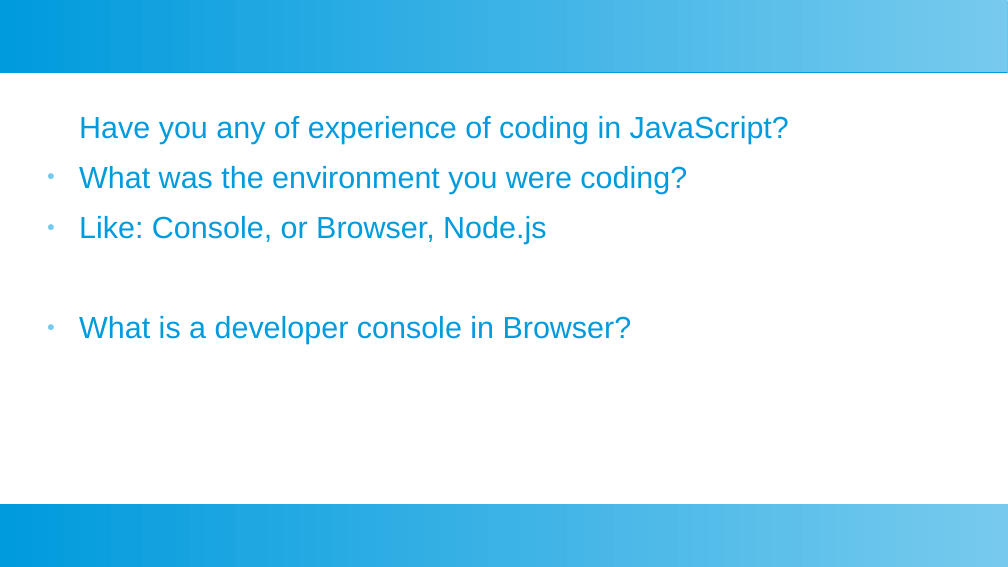
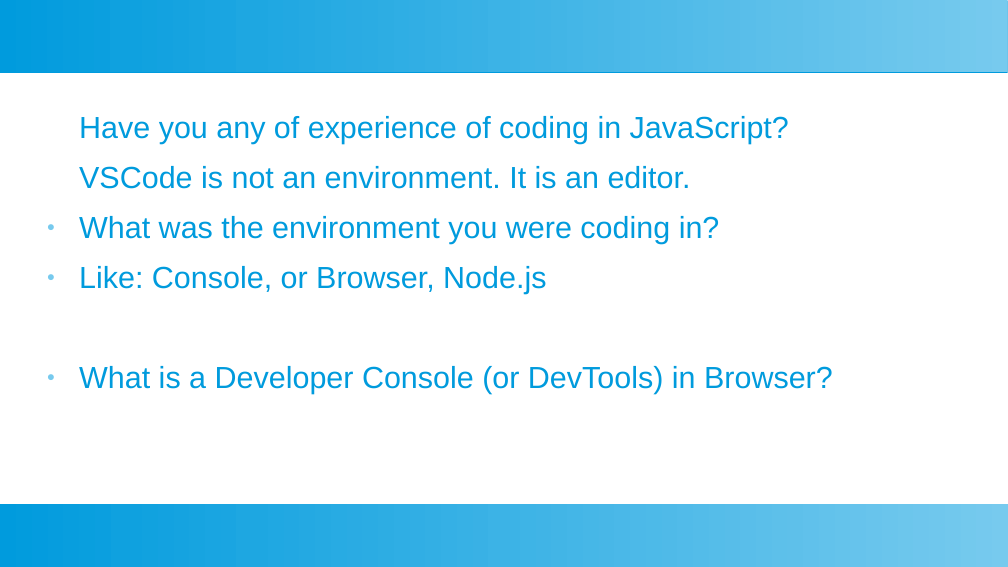
Before and after one commit to ashishjain1547/public_lessons_in_javascript, a slide deck: slide 3 of 1_JavaScript Intro/JavaScript's First Lesson.odp. Drawn at 1008x567 pixels with LibreOffice and Linux fonts; fonts in the diff are those of the drawing. Boxes give left, top, right and bottom in pixels: in the first picture for what was removed or moved away, otherwise in the second. Text is boxed around its words. In the diff, an @@ line names an element or a change of style, - is before the commit and + after.

```diff
--- a/1_JavaScript Intro/JavaScript's First Lesson.odp
+++ b/1_JavaScript Intro/JavaScript's First Lesson.odp
@@ text at box(79, 166, 720, 244): text changed @@
-● What was the environment you were coding?
+VSCode is not an environment. It is an editor.
+● What was the environment you were coding in?
@@ text at box(79, 366, 833, 394): text changed @@
-● What is a developer console in Browser?
+● What is a Developer Console (or DevTools) in Browser?
```
Also in this commit, not shown: 3 other slides changed, 1 slide added, 6 other files.
